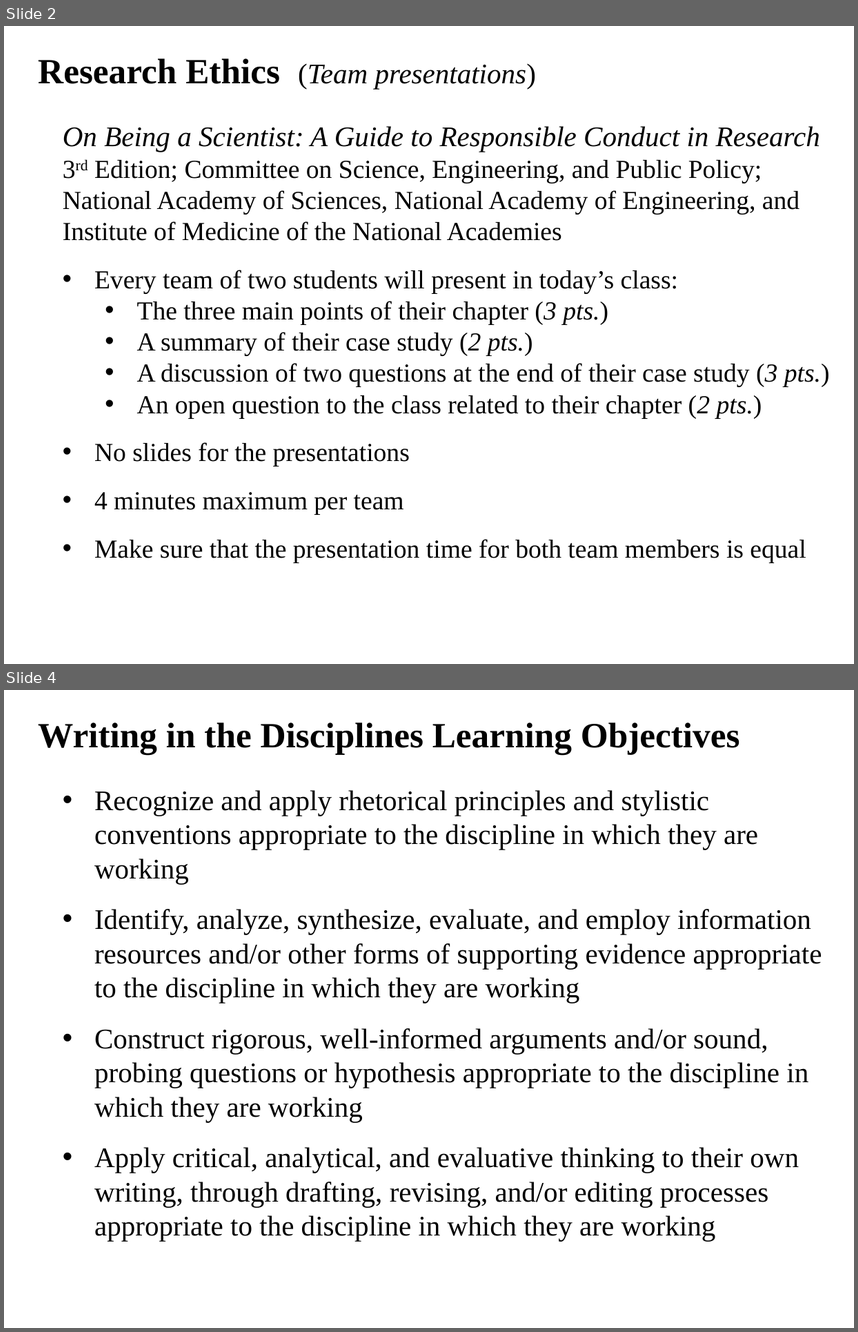
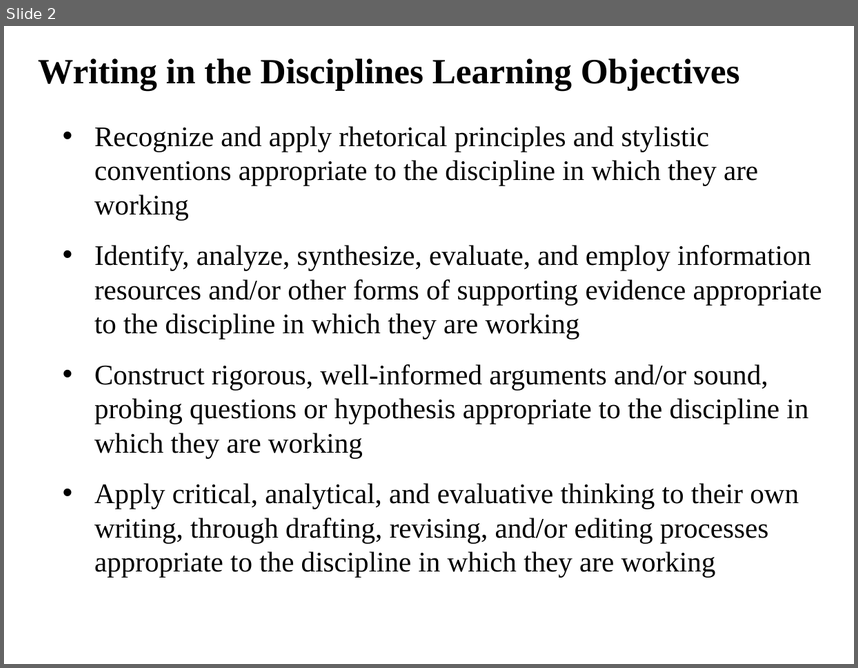
Before and after one commit to ajvanderhorst/PhysicsCapstoneGW, a slide deck: Slides/Class04.pptx. Shown one above the other, each under a label of ours: slides 2 and 4 before the commit, slide 2 after it; the slides between them are not shown. The pictures are 858x1332 and 858x668 pixels, drawn with LibreOffice and Linux fonts; fonts in the diff are those of the drawing. Boxes give left, top, right and bottom in pixels: in the first picture for what was removed or moved away, otherwise in the second. Text is boxed around its words. In the diff, an @@ line names an element or a change of style, - is before the commit and + after.

```diff
--- a/Slides/Class04.pptx
+++ b/Slides/Class04.pptx
@@ slide 2 removed at (4,26,854,664), background #FFFFFF @@
@@ text removed at (38,58,536,89) @@
-Research Ethics (Team presentations)
@@ text removed at (63,126,830,563) @@
-On Being a Scientist: A Guide to Responsible Conduct in Research
-3rd Edition; Committee on Science, Engineering, and Public Policy; National Academy of Sciences, National Academy of Engineering, and Institute of Medicine of the National Academies
-• Every team of two students will present in today’s class:
-  • The three main points of their chapter (3 pts.)
-  • A summary of their case study (2 pts.)
-  • A discussion of two questions at the end of their case study (3 pts.)
-  • An open question to the class related to their chapter (2 pts.)
-• No slides for the presentations
-• 4 minutes maximum per team
-• Make sure that the presentation time for both team members is equal
@@ what was slide 4 is now slide 2 @@
```
Also in this commit, not shown: 1 slide changed, 1 other slide removed.
